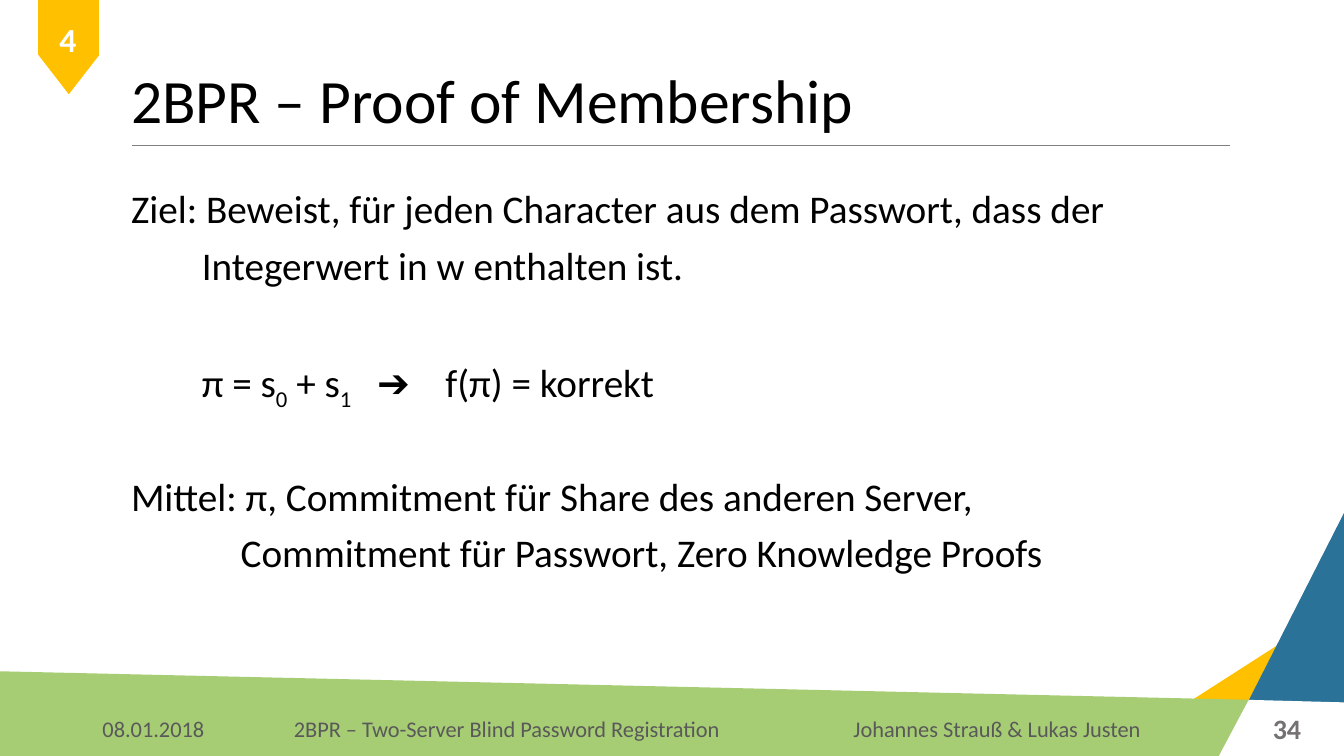
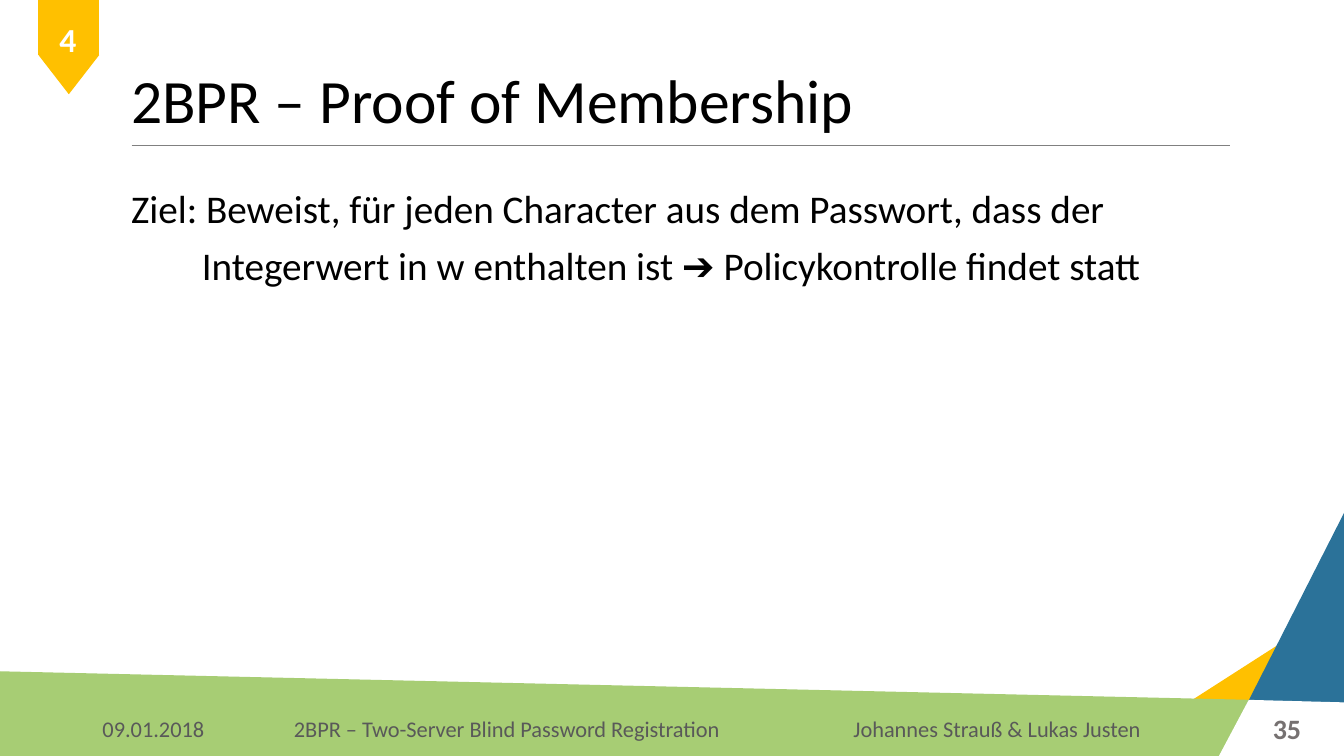
Before and after one commit to Lukas-Justen/IT-Security-2BPR, a slide deck: slide 35 of 2BPR.pptx (slide 34 before the commit). Drawn at 1344x756 pixels with LibreOffice and Linux fonts; fonts in the diff are those of the drawing; background and template pictures are left out. Boxes give left, top, right and bottom in pixels: in the first picture for what was removed or moved away, otherwise in the second. Text is boxed around its words. In the diff, an @@ line names an element or a change of style, - is before the commit and + after.

Commit message:
Passwort Registrierung & Sicherheitsanalyse

```diff
--- a/2BPR.pptx
+++ b/2BPR.pptx
@@ text at box(202, 252, 1140, 287): text changed @@
-Integerwert in w enthalten ist.
-π = s0 + s1 ➔ f(π) = korrekt
-Mittel: π, Commitment für Share des anderen Server,
-Commitment für Passwort, Zero Knowledge Proofs
+Integerwert in w enthalten ist ➔ Policykontrolle findet statt
@@ text at box(102, 722, 204, 737): text changed @@
-08.01.2018
+09.01.2018
@@ page number at box(1273, 720, 1301, 739): text changed @@
-34
+35
```
Also in this commit, not shown: 49 other slides changed, 1 slide added, 1 other file.
